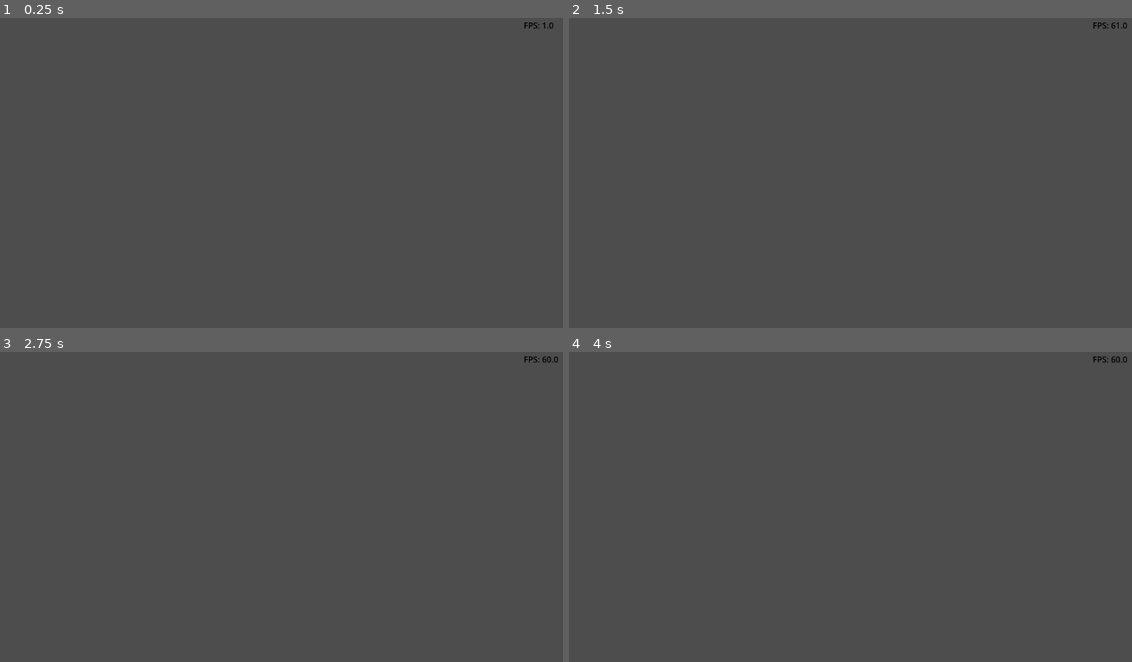
Above: before the commit, frames 1-4 (two rows, left to right).
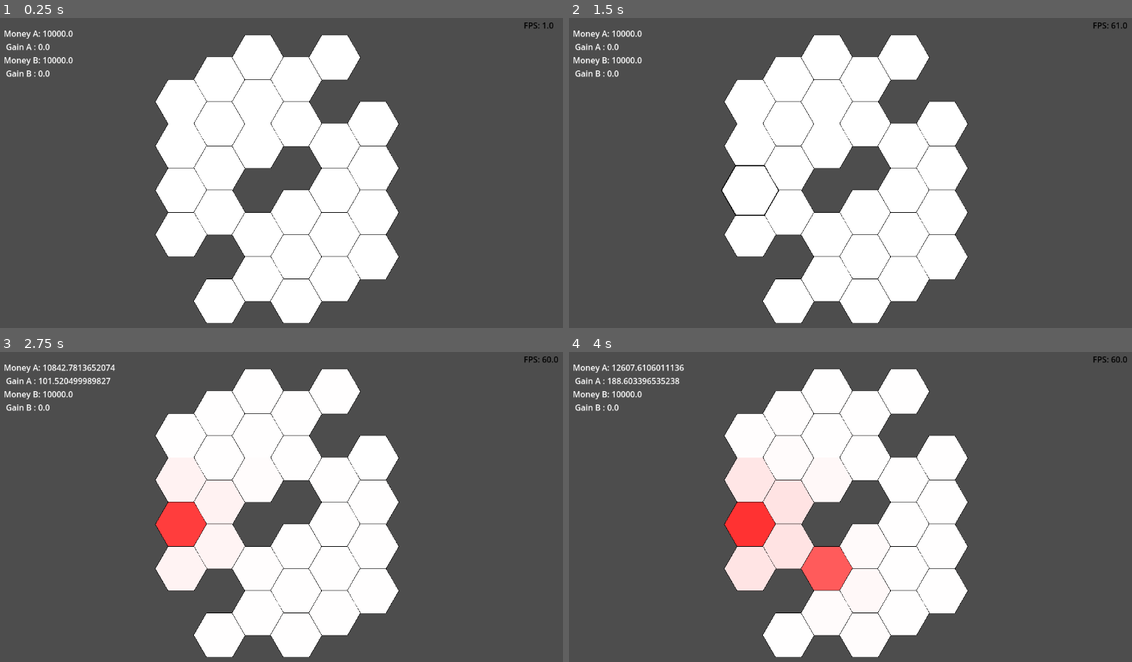
Above: after the commit, the same moments.

Repository: Master-MSE/PA-Puff
Game: Godot game, scene res://GAME/Scenes/Main/main.tscn
Same seed, same stepped clock (60 frames per second), same inputs: the game is played once before the commit and once after it.
Inputs (mouse positions are in pixels of both pictures, inside the frame that each line leads up to):
- Up to frame 1 (0.25 s): no input
- Up to frame 2 (1.5 s): tap Enter at 0.5 s; move the mouse to (974, 151) at 0.52 s; click (974, 151) at 0.67 s; tap Space at 1.25 s; move the mouse to (726, 185) at 1.27 s; click (726, 185) at 1.42 s
- Up to frame 3 (2.75 s): move the mouse to (337, 429) at 2.02 s; click (337, 429) at 2.17 s
- Up to frame 4 (4 s): move the mouse to (816, 569) at 2.77 s; click (816, 569) at 2.92 s; move the mouse to (1025, 550) at 3.52 s; click (1025, 550) at 3.67 s

The runs differ from the first frame. In frame 1, 28% of the frame differs, in the area x 0-71%, y 4-99%; in frame 2, 28%; in frame 3, 28%; in frame 4, 28%.
Error before the commit: Parse Error: Function "get_player()" not found in base self. (res://GAME/Scripts/Gameplay/map/bord.gd:45)

Commit message:
update money and add tempary affichage

Diff:
--- a/pa-puff-game/GAME/Assets/Models/board.tscn
+++ b/pa-puff-game/GAME/Assets/Models/board.tscn
@@ -9,4 +9,10 @@
 wait_time = 0.1
 autostart = true
 
+[node name="Money" type="Label" parent="."]
+offset_left = -534.0
+offset_top = -275.0
+offset_right = -494.0
+offset_bottom = -252.0
+
 [connection signal="timeout" from="Timer" to="." method="_on_timer_timeout"]
--- a/pa-puff-game/GAME/Scenes/Main/main.tscn
+++ b/pa-puff-game/GAME/Scenes/Main/main.tscn
@@ -5,14 +5,14 @@
 [ext_resource type="Script" uid="uid://drv08ddvvxsj3" path="res://GAME/Scripts/Utility/fps.gd" id="3_adpu7"]
 [ext_resource type="PackedScene" uid="uid://dtyf63w0ot123" path="res://GAME/Assets/Models/player.tscn" id="4_g718x"]
 
-[node name="main" type="Node2D"]
+[node name="Main" type="Node2D"]
 script = ExtResource("1_40uvt")
 
 [node name="Camera2D" type="Camera2D" parent="."]
 
 [node name="Board" parent="." instance=ExtResource("2_40uvt")]
 
-[node name="fps" type="Label" parent="."]
+[node name="Fps" type="Label" parent="."]
 offset_left = 482.0
 offset_top = -291.0
 offset_right = 522.0
--- a/pa-puff-game/GAME/Scripts/Gameplay/main/main.gd
+++ b/pa-puff-game/GAME/Scripts/Gameplay/main/main.gd
@@ -1,7 +1,7 @@
 extends Node2D
 @onready var board  : Node2D = $Board
-@onready var player1  : Node2D = $Payer1
-@onready var player2  : Node2D = $Payer2
+@onready var player1  : Node2D = $Player1
+@onready var player2  : Node2D = $Player2
 
 func _ready():
 	board.set_player(player1,player2)
--- a/pa-puff-game/GAME/Scripts/Gameplay/map/bord.gd
+++ b/pa-puff-game/GAME/Scripts/Gameplay/map/bord.gd
@@ -1,4 +1,7 @@
 extends Node2D
+
+@onready var money  : Label = $Money
+
 const HEX_SCENE = preload("res://GAME/Assets/Models/hexagone.tscn")
 const HEX_SIZE = 50
 const INFLUENCE_FACTOR=0.01
@@ -40,9 +43,7 @@
 var array_hex=[]
 
 func _ready():
-
 	create_hex_grid()
-	get_player()
 
 func create_hex_grid():
 	var cols = 6
@@ -67,7 +68,7 @@
 				hex.position = Vector2(x_pos, y_pos) + center_offset
 				hex.HEX_RADIUS=HEX_SIZE
 				hex.INDEX=x+y*cols-n_del
-				hex.WEIGHT=randf_range(0.1,10.0)
+				hex.WEIGHT=randi_range(100,10000)
 				add_child(hex)
 				array_hex.append(hex)
 			else :
@@ -77,7 +78,7 @@
 func _on_timer_timeout() -> void:
 	update_infuence()
 	calcul_money()
-
+	show_money()
 func update_infuence()-> void:
 	for i in TAB_CONECTION:
 		var inf_a = 0
@@ -126,4 +127,18 @@
 	self.player2=player2
 
 func calcul_money()->void:
-	var tt=1
+	for hexagone in array_hex:
+		self.player1.give_money(hexagone.get_money_A())
+		self.player2.give_money(hexagone.get_money_B())
+		self.player1.take_money(hexagone.get_cost_A())
+		self.player2.take_money(hexagone.get_cost_B())
+
+
+var money_A=0.0
+var money_B=0.0
+func show_money() -> void:
+	var old_money_A=money_A
+	var old_money_B=money_B
+	money_A=self.player1.check_money()
+	money_B=self.player2.check_money()
+	self.money.text="Money A: %s\n Gain A : %s \nMoney B: %s\n Gain B : %s" % [money_A,money_A-old_money_A,money_B,money_B-old_money_B]
--- a/pa-puff-game/GAME/Scripts/Gameplay/map/hexagone.gd
+++ b/pa-puff-game/GAME/Scripts/Gameplay/map/hexagone.gd
@@ -6,8 +6,14 @@
 
 @export var HEX_RADIUS = 49
 @export var INDEX = 0
-@export var WEIGHT = 1.0
+@export var WEIGHT = 1000.0
 
+var porduction_A = 100
+var porduction_B = 100
+var price_A = 2
+var price_B = 2
+var maintenance_A = 50
+var maintenance_B = 50
 
 var inf_A :float = 0.0
 var inf_B :float = 0.0
@@ -124,3 +130,12 @@
 	return self.reputation_B
 func get_weight()->float:
 	return self.WEIGHT
+func get_money_A()->float:
+	return min(self.inf_A*self.usineA*self.porduction_A,self.WEIGHT*self.inf_A)*self.price_A
+func get_money_B()->float:
+	return min(self.inf_B*self.usineB*self.porduction_B,self.WEIGHT*self.inf_B)*self.price_B
+
+func get_cost_A()->float:
+	return self.usineA*self.maintenance_A
+func get_cost_B()->float:
+	return self.usineB*self.maintenance_B
--- a/pa-puff-game/GAME/Scripts/Gameplay/player.gd
+++ b/pa-puff-game/GAME/Scripts/Gameplay/player.gd
@@ -1,9 +1,9 @@
 extends Node2D
 
-var money
+var money=0.0
 
 func _ready():
-	self.money = 0.0
+	self.money = 10000.0
 
 func give_money(money:float)->void:
 	self.money+=money
@@ -12,4 +12,4 @@
 	self.money-=money
 
 func check_money()->float:
-	return money
+	return self.money
